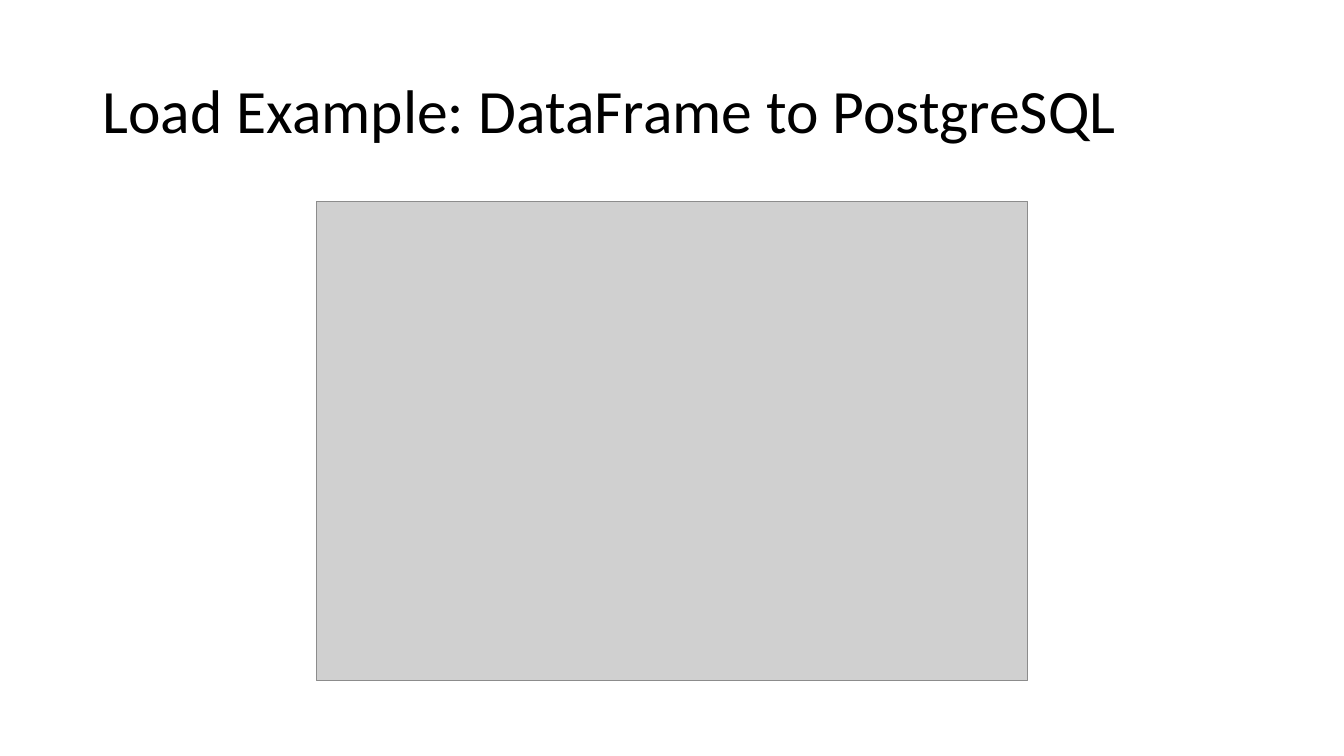
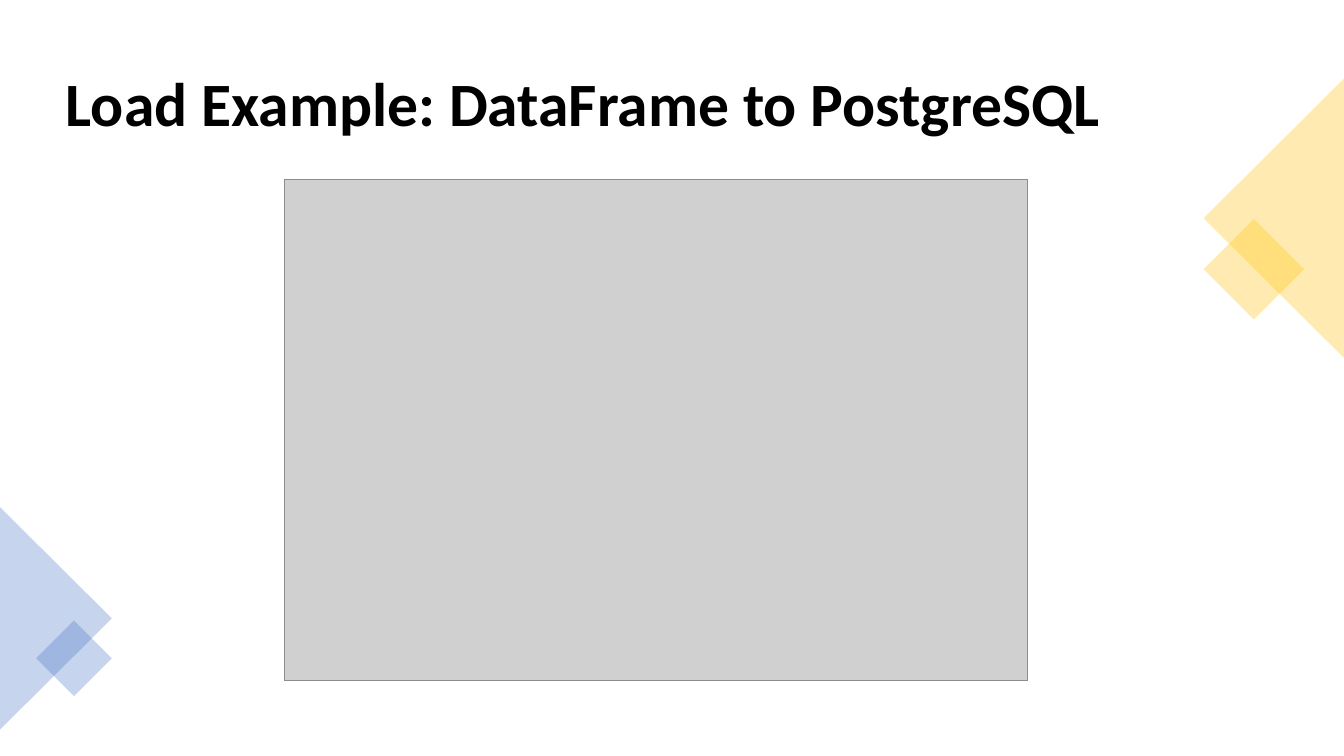
Before and after one commit to V-Villagomez/ETL-Stock-Trends, a slide deck: slide 8 of diagrams/Stock Trends ETL Process.pptx (slide 4 before the commit). Drawn at 1344x756 pixels with LibreOffice and Linux fonts; fonts in the diff are those of the drawing; grey boxes stand for pictures. Boxes give left, top, right and bottom in pixels: in the first picture for what was removed or moved away, otherwise in the second. Text is boxed around its words. In the diff, an @@ line names an element or a change of style, - is before the commit and + after.

```diff
--- a/diagrams/Stock Trends ETL Process.pptx
+++ b/diagrams/Stock Trends ETL Process.pptx
@@ text "Load Example: DataFrame to PostgreSQL": place and size @@
-text "Load Example: DataFrame to PostgreSQL" at box(102, 90, 1116, 144)
+text "Load Example: DataFrame to PostgreSQL" at box(66, 82, 1100, 137)
@@ text "Load Example: DataFrame to PostgreSQL" at box(66, 82, 1100, 137): bold on @@
@@ triangle added at box(1204, 79, 1344, 358), fill #FFC000 at 30% opacity @@
@@ picture: place and size @@
-picture at box(317, 202, 1028, 682)
+picture at box(284, 179, 1027, 681)
@@ rectangle added at box(1204, 219, 1305, 320), fill #FFC000 at 30% opacity @@
@@ triangle added at box(0, 507, 112, 730), fill #4472C4 at 30% opacity @@
@@ rectangle added at box(36, 620, 112, 696), fill #4472C4 at 30% opacity @@
```
Also in this commit, not shown: 3 other slides changed, 7 slides added, 1 other file.
